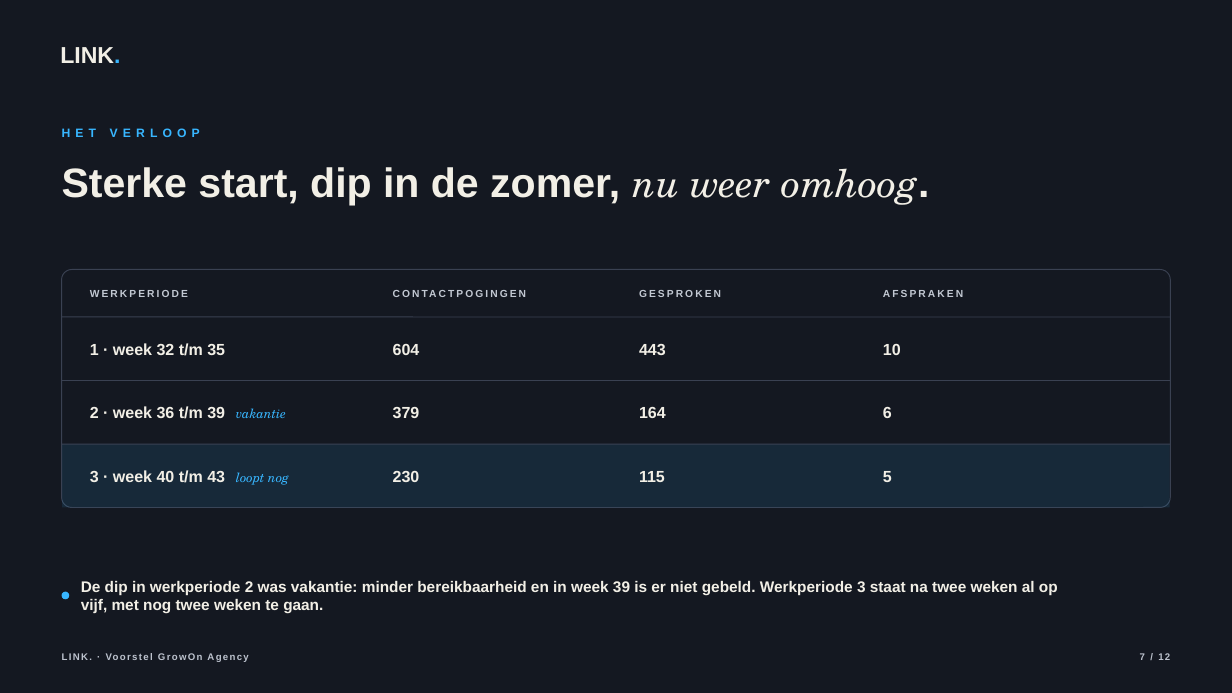
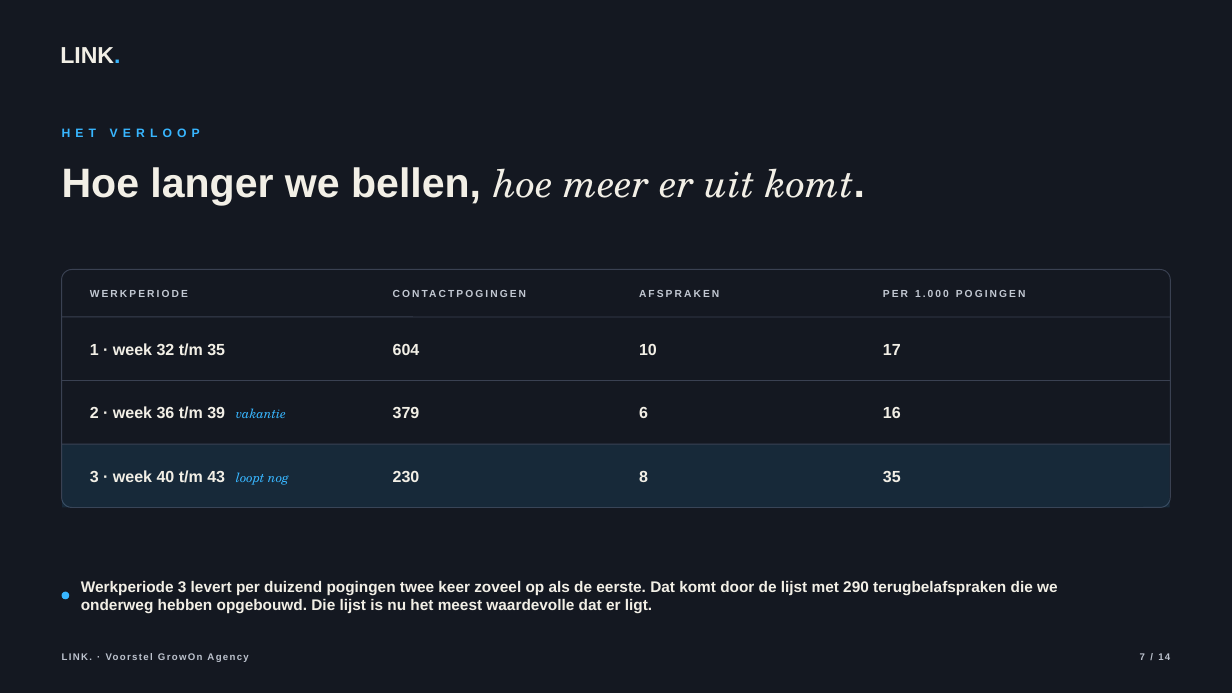
Before and after one commit to hens-lang/Test, a slide deck: slide 7 of output/LINK. voorstel GrowOn Agency.pptx. Drawn at 1232x693 pixels with LibreOffice and Linux fonts; fonts in the diff are those of the drawing. Boxes give left, top, right and bottom in pixels: in the first picture for what was removed or moved away, otherwise in the second. Text is boxed around its words. In the diff, an @@ line names an element or a change of style, - is before the commit and + after.

```diff
--- a/output/LINK. voorstel GrowOn Agency.pptx
+++ b/output/LINK. voorstel GrowOn Agency.pptx
@@ text at (x1=62, y1=167, x2=854, y2=206): text changed @@
-Sterke start, dip in de zomer, nu weer omhoog.
+Hoe langer we bellen, hoe meer er uit komt.
@@ text at (x1=639, y1=290, x2=719, y2=297): text changed @@
-GESPROKEN
+AFSPRAKEN
@@ text at (x1=883, y1=290, x2=1026, y2=297): text changed @@
-AFSPRAKEN
+PER 1.000 POGINGEN
@@ text at (x1=639, y1=344, x2=657, y2=355): text changed @@
-443
+10
@@ text at (x1=883, y1=344, x2=901, y2=355): text changed @@
-10
+17
@@ text at (x1=639, y1=407, x2=648, y2=418): text changed @@
-164
+6
@@ text at (x1=883, y1=407, x2=901, y2=418): text changed @@
-6
+16
@@ text at (x1=639, y1=471, x2=648, y2=482): text changed @@
-115
+8
@@ text at (x1=883, y1=471, x2=901, y2=482): text changed @@
-5
+35
@@ text at (x1=81, y1=581, x2=1058, y2=614): text changed @@
-De dip in werkperiode 2 was vakantie: minder bereikbaarheid en in week 39 is er niet gebeld. Werkperiode 3 staat na twee weken al op vijf, met nog twee weken te gaan.
+Werkperiode 3 levert per duizend pogingen twee keer zoveel op als de eerste. Dat komt door de lijst met 290 terugbelafspraken die we onderweg hebben opgebouwd. Die lijst is nu het meest waardevolle dat er ligt.
```
Also in this commit, not shown: 10 other slides changed, 3 slides added, 1 slide removed, 17 other files.
